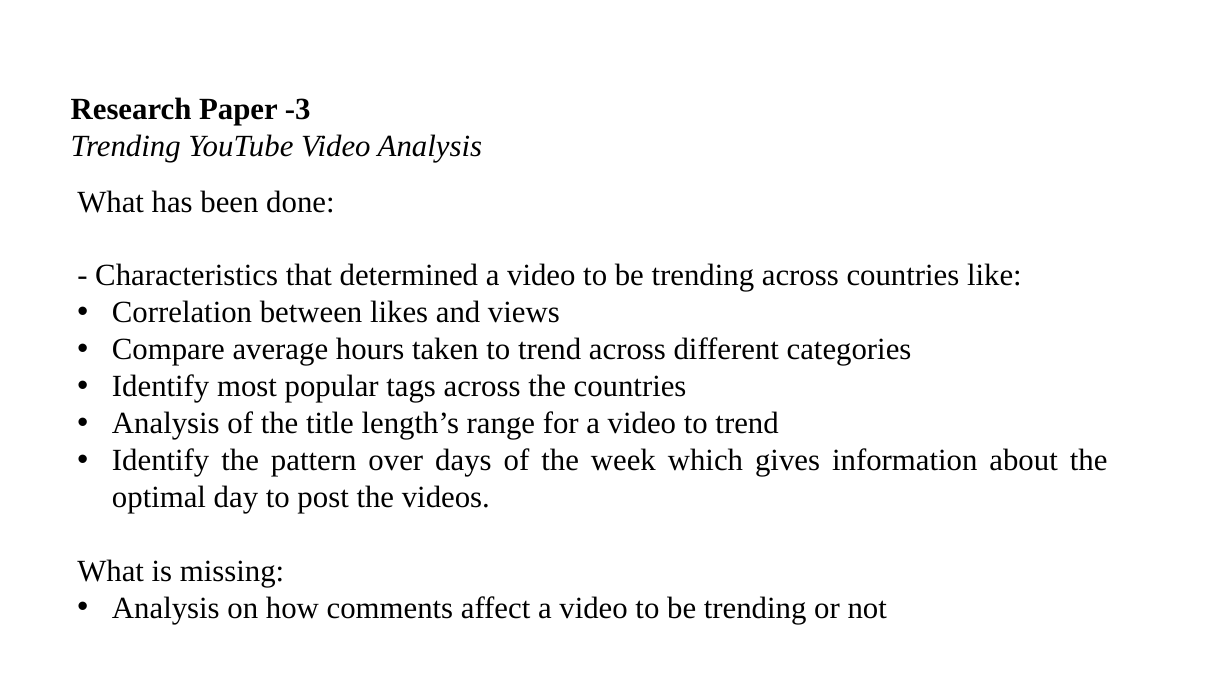
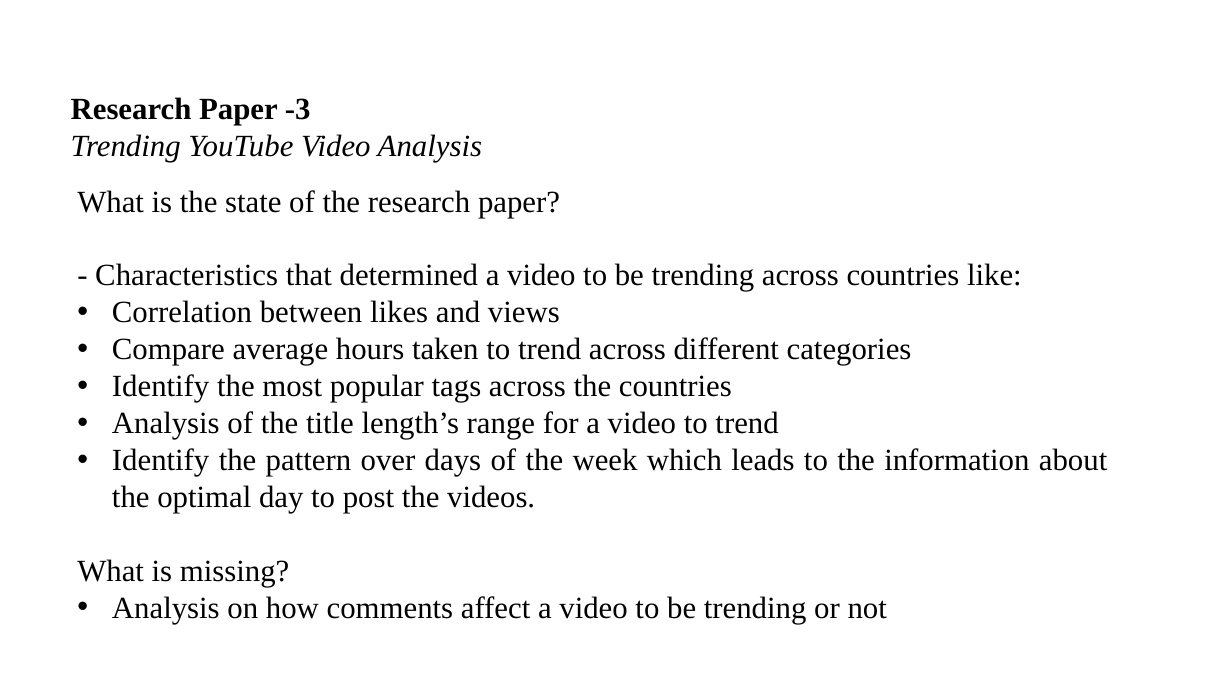
Before and after one commit to VamshiKrishna-1/Youtube_Video_Analysis_and_Prediction, a slide deck: slide 6 of Phase1 .pptx. Drawn at 1232x693 pixels with LibreOffice and Linux fonts; fonts in the diff are those of the drawing; background and template pictures are left out. Boxes give left, top, right and bottom in pixels: in the first picture for what was removed or moved away, otherwise in the second. Text is boxed around its words. In the diff, an @@ line names an element or a change of style, - is before the commit and + after.

```diff
--- a/Phase1 .pptx
+++ b/Phase1 .pptx
@@ text at (77, 190, 560, 218): text changed @@
-What has been done:
+What is the state of the research paper?
@@ text at (112, 374, 732, 402): text changed @@
-• Identify most popular tags across the countries
+• Identify the most popular tags across the countries
@@ text at (77, 448, 1107, 587): text changed @@
-• Identify the pattern over days of the week which gives information about the optimal day to post the videos.
-What is missing:
+• Identify the pattern over days of the week which leads to the information about the optimal day to post the videos.
+What is missing?
```
Also in this commit, not shown: 6 other slides changed, 2 slides added.
